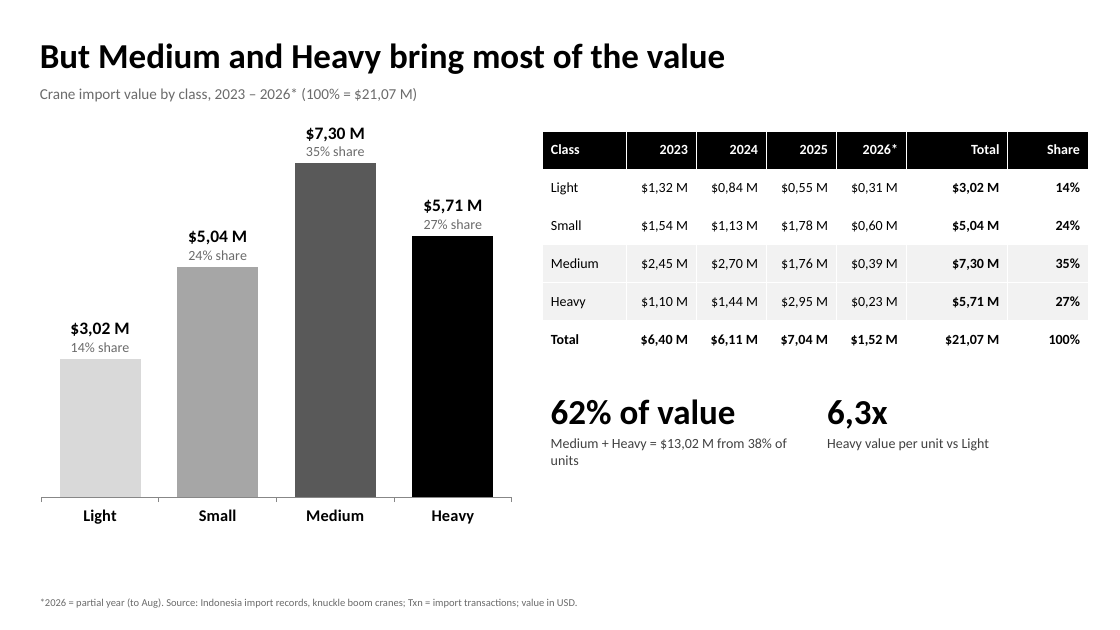
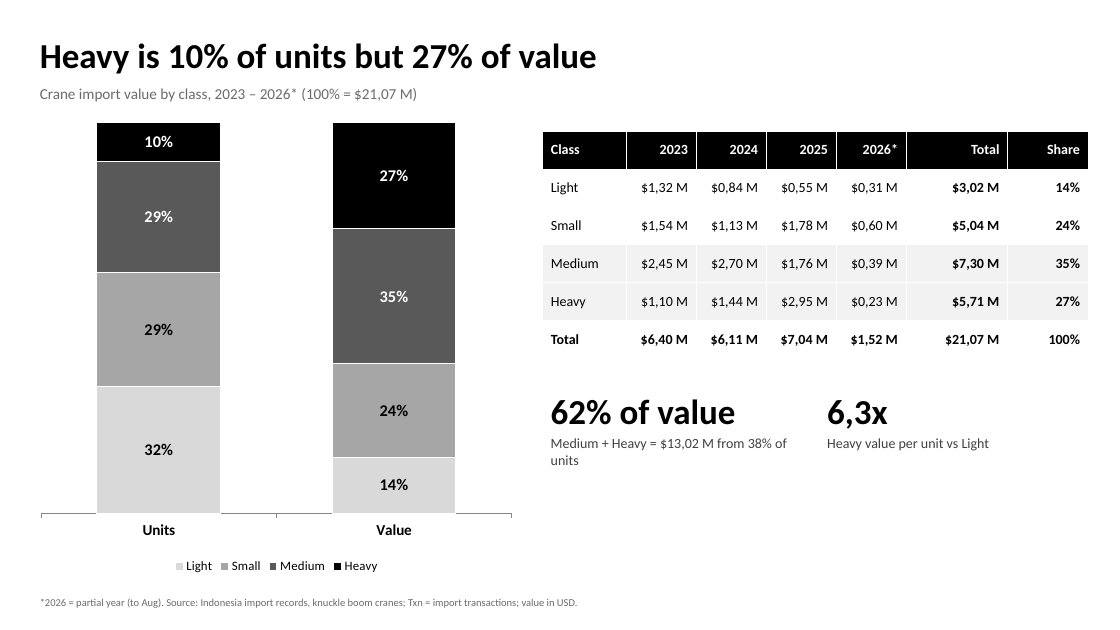
Before and after one commit to Godson7777/6month, a slide deck: slide 2 of nedp_deck/QTY_vs_Value_2slides.pptx. Drawn at 1120x630 pixels with LibreOffice and Linux fonts; fonts in the diff are those of the drawing. Boxes give left, top, right and bottom in pixels: in the first picture for what was removed or moved away, otherwise in the second. Text is boxed around its words. In the diff, an @@ line names an element or a change of style, - is before the commit and + after.

```diff
--- a/nedp_deck/QTY_vs_Value_2slides.pptx
+++ b/nedp_deck/QTY_vs_Value_2slides.pptx
@@ text at (40, 43, 597, 74): text changed @@
-But Medium and Heavy bring most of the value
+Heavy is 10% of units but 27% of value
@@ column chart at (32, 113, 522, 577) @@
@@ column chart to column stacked 100% chart @@
-categories: Light, Small, Medium, Heavy
+categories: Units, Value
-Series 1: 41, 69, 100, 78
+Light: 32, 14
@@ colour of Light #4F81BD to #D9D9D9 @@
@@ data labels of Light added @@
+Small: 29, 24
+Medium: 29, 35
+Heavy: 10, 27
@@ legend changed @@
@@ category axis changed @@
@@ bar spacing changed @@
@@ column stacked 100% chart: place and size @@
-column stacked 100% chart at (32, 123, 522, 534)
+column stacked 100% chart at (32, 113, 522, 577)
```
Also in this commit, not shown: 1 other slide changed, 1 other file.
